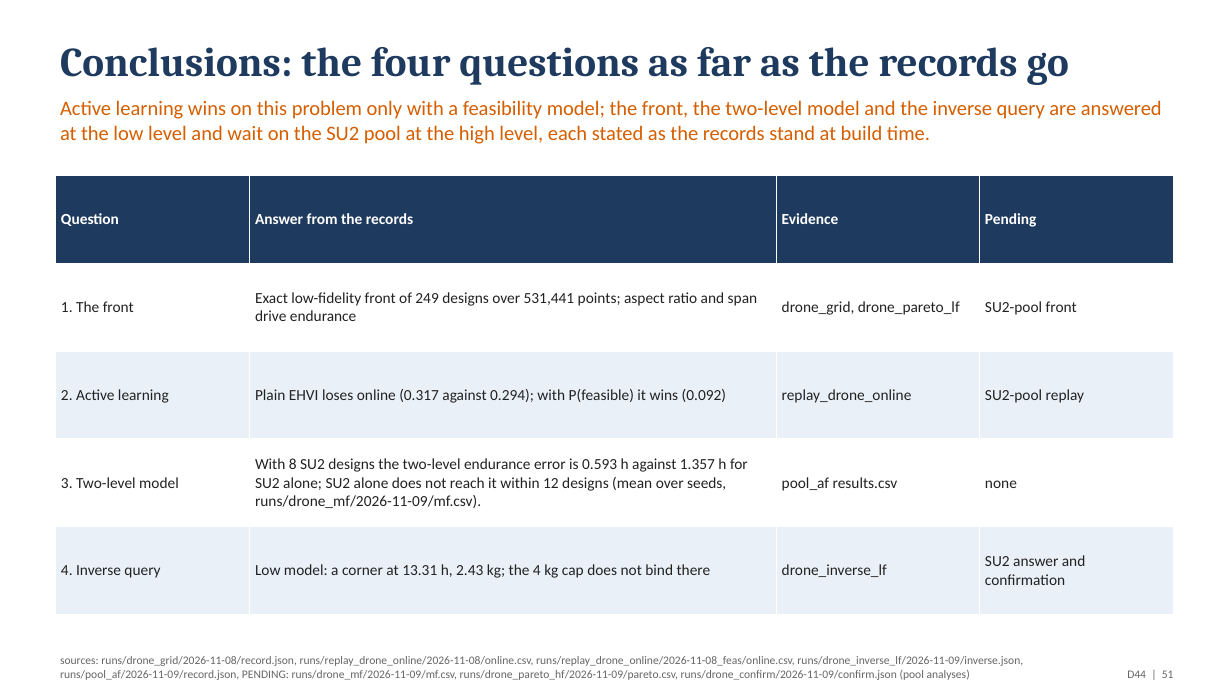
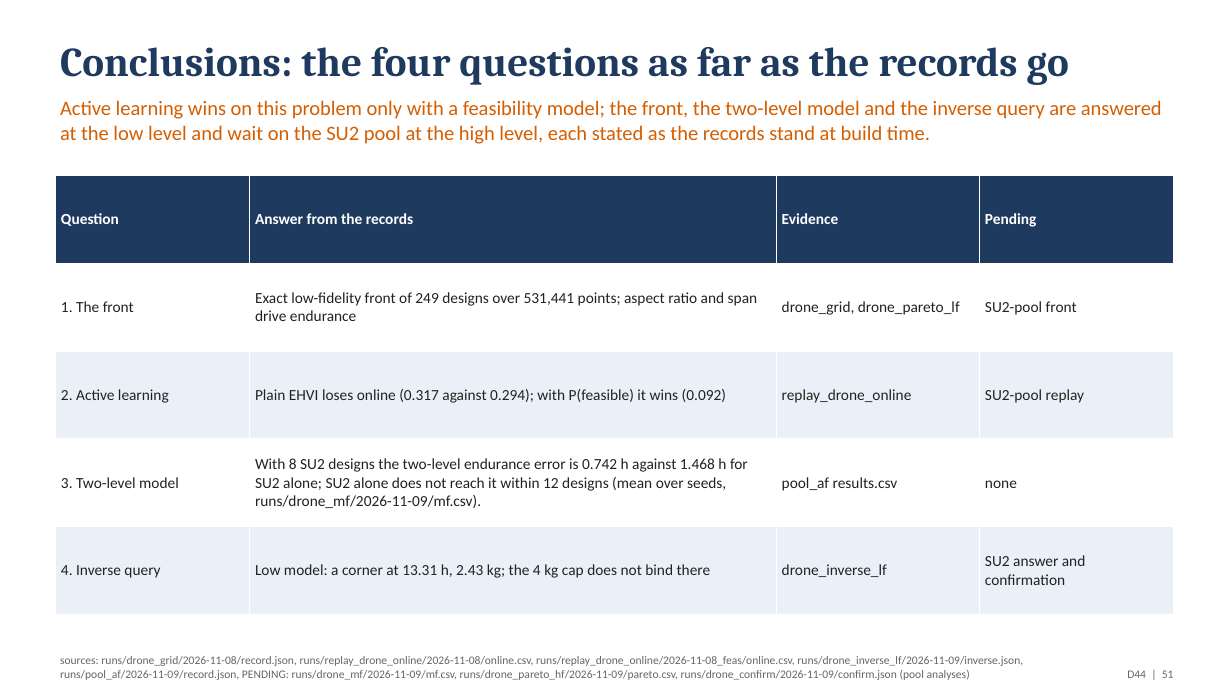
Before and after one commit to emarinhoss/ai-engineering, a slide deck: slide 51 of docs/talk/deck_drone.pptx. Drawn at 1232x693 pixels with LibreOffice and Linux fonts; fonts in the diff are those of the drawing. Boxes give left, top, right and bottom in pixels: in the first picture for what was removed or moved away, otherwise in the second. Text is boxed around its words. In the diff, an @@ line names an element or a change of style, - is before the commit and + after.

```diff
--- a/docs/talk/deck_drone.pptx
+++ b/docs/talk/deck_drone.pptx
@@ table at [55, 176, 1174, 615] @@
-row 4, column 2: With 8 SU2 designs the two-level endurance error is 0.593 h against 1.357 h for SU2 alone; SU2 alone does not reach it within 12 designs (mean over seeds, runs/drone_mf/2026-11-09/mf.csv).
+row 4, column 2: With 8 SU2 designs the two-level endurance error is 0.742 h against 1.468 h for SU2 alone; SU2 alone does not reach it within 12 designs (mean over seeds, runs/drone_mf/2026-11-09/mf.csv).
```
Also in this commit, not shown: 10 other slides changed, 5 other files.
